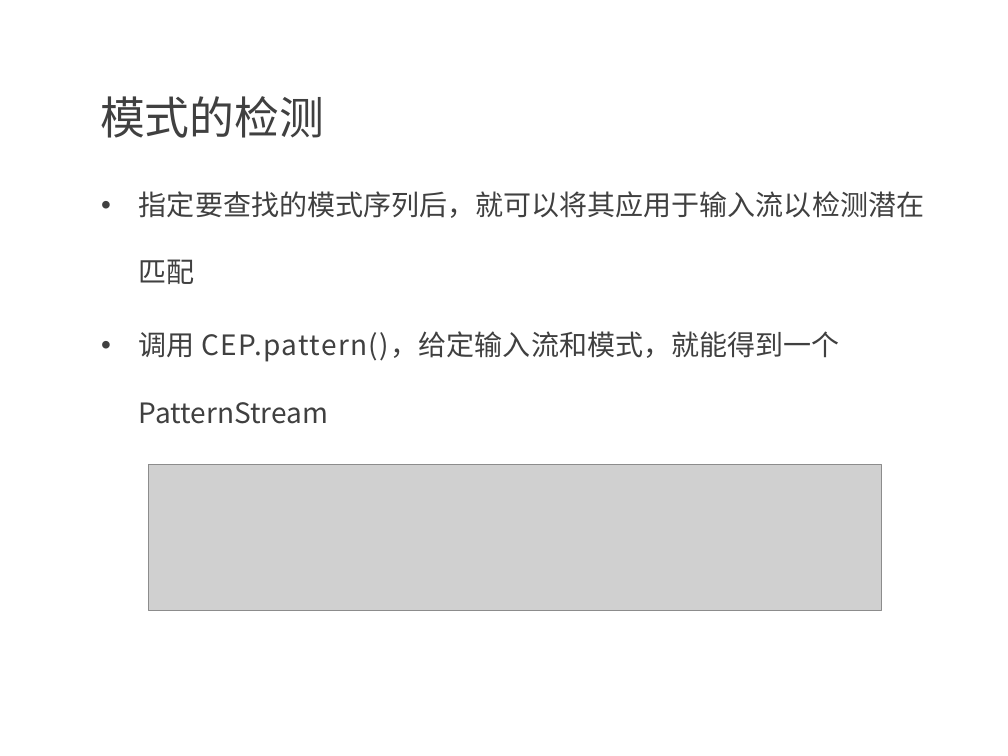
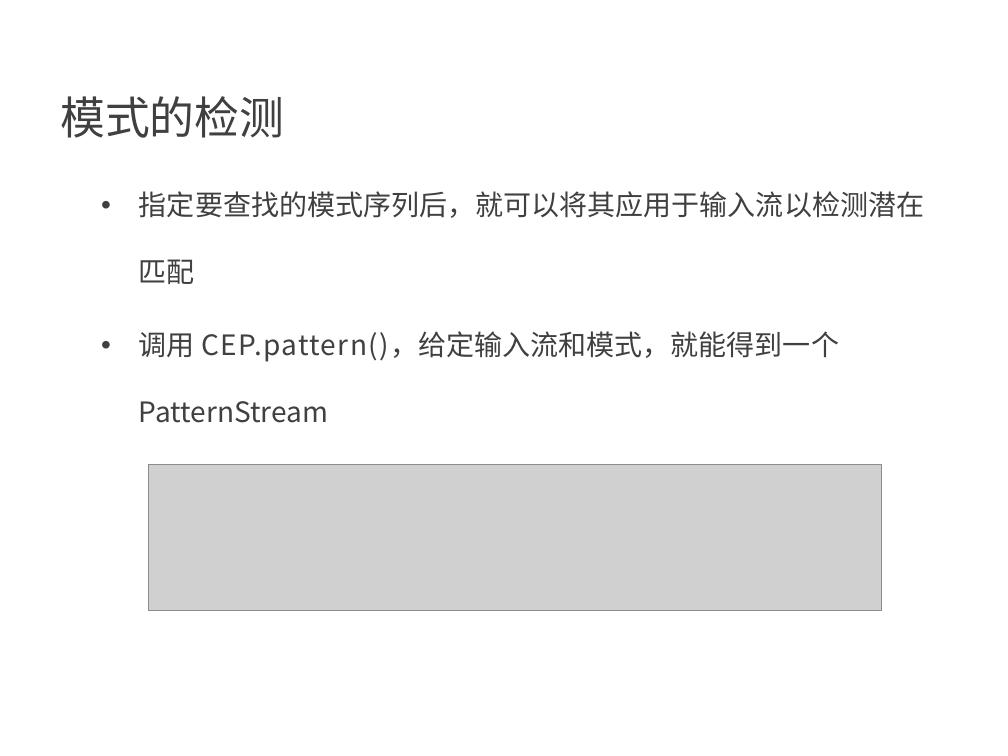
Before and after one commit to confucianzuoyuan/flink-tutorial, a slide deck: slide 13 of slides/8_Flink CEP简介.pptx (slide 12 before the commit). Drawn at 1008x756 pixels with LibreOffice and Linux fonts; fonts in the diff are those of the drawing; grey boxes stand for pictures; background and template pictures are left out. Boxes give left, top, right and bottom in pixels: in the first picture for what was removed or moved away, otherwise in the second. Text is boxed around its words. In the diff, an @@ line names an element or a change of style, - is before the commit and + after.

```diff
--- a/slides/8_Flink CEP简介.pptx
+++ b/slides/8_Flink CEP简介.pptx
@@ text "模式的检测" at (60,96,284,138): indent changed @@
```
Also in this commit, not shown: 13 other slides changed, 1 slide added, 6 other files.
